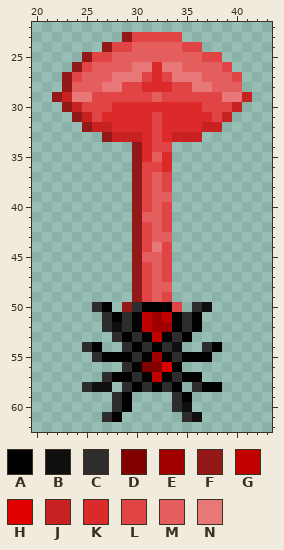
Pixel-art sprite -- source/base_files/Mouth/tongueSpiderRed.png. Above: the version before the commit.
The file is 64x64 pixels. Shown: x 20..43, y 22..62.
Palette (. is transparent): A #000000  B #0f0f0f  C #2d2d2d  D #830000  E #a20000  F #931919  G #c10000  H #e00000  J #c72121  K #dc2a2a  L #e04444  M #e45e5e  N #e87878
Pixels before, first column x 22:
23 .......FLLLLL.......
24 .....FLLMMMMMLL.....
25 ...FLLMMMMMMMMMLL...
26 ..FLMMMMNNKNNMMMML..
27 .FLMMMNNNLKLNNNMMML.
28 .FMMMNNLLKKKLLNNMMM.
29 FJNNLLLLLLMLLLLLLNNJ
30 .FJLLLKKKKKKKKKLLLJ.
31 ..FJLKKKKKLKKKKKLJ..
32 ...FJJKKKKLKKKKJJ...
33 .....FJJJKLKJJJ.....
34 ........FKLL........
35 ........FKMK........
36 ........FLLK........
37 ........FLML........
38 ........FLML........
39 ........FLMM........
40 ........FLML........
41 ........FMML........
42 ........FLML........
43 ........FLMM........
44 ........FLNL........
45 ........FMML........
46 ........FLML........
47 ........FLML........
48 ........FLMM........
49 ........FLML........
50 ....CA.FCAAAL.CB....
51 .....CACAGEGACA.....
52 .....CBCAGEEACA.....
53 ......CACAGACA......
54 ...CA..CACACB..CA...
55 ....CAAACAEACAAA....
56 .......CADDHA.......
57 .....CAACAGACAA.....
58 ...CBB.CACACA.CAA...
59 ......CA....CA......
60 ......CA....CB......
61 .....CA......CB.....
The result:
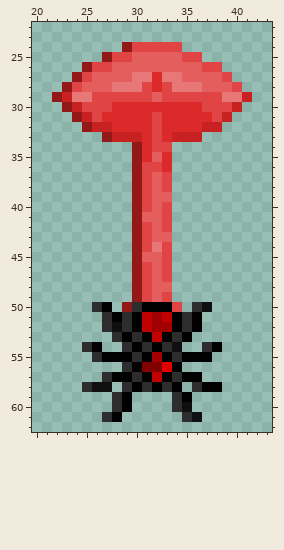
Difference:
{"y":23,"x":29,"old":"FLLLLL","new":"......"}
{"y":24,"x":27,"old":"FLLMMMMMLL","new":"..FLLLLL.."}
{"y":25,"x":25,"old":"FLLMM","new":"..FLL"}
{"y":25,"x":35,"old":"MMLL","new":"LL.."}
{"y":26,"x":24,"old":"FLMM","new":".FLL"}
{"y":26,"x":30,"old":"NNKNN","new":"MMMMM"}
{"y":26,"x":37,"old":"MML","new":"LL."}
{"y":27,"x":23,"old":"FLM","new":".FL"}
{"y":27,"x":28,"old":"NN","new":"MM"}
{"y":27,"x":31,"old":"L","new":"N"}
{"y":27,"x":33,"old":"L","new":"N"}
{"y":27,"x":35,"old":"NN","new":"MM"}
{"y":27,"x":39,"old":"ML","new":"L."}
{"y":28,"x":24,"old":"M","new":"L"}
{"y":28,"x":27,"old":"N","new":"M"}
{"y":28,"x":29,"old":"LLK","new":"NNL"}
{"y":28,"x":33,"old":"KLL","new":"LNN"}
{"y":28,"x":37,"old":"N","new":"M"}
{"y":28,"x":40,"old":"M","new":"L"}
{"label":"changed","picture_box":[62,32,242,92]}
